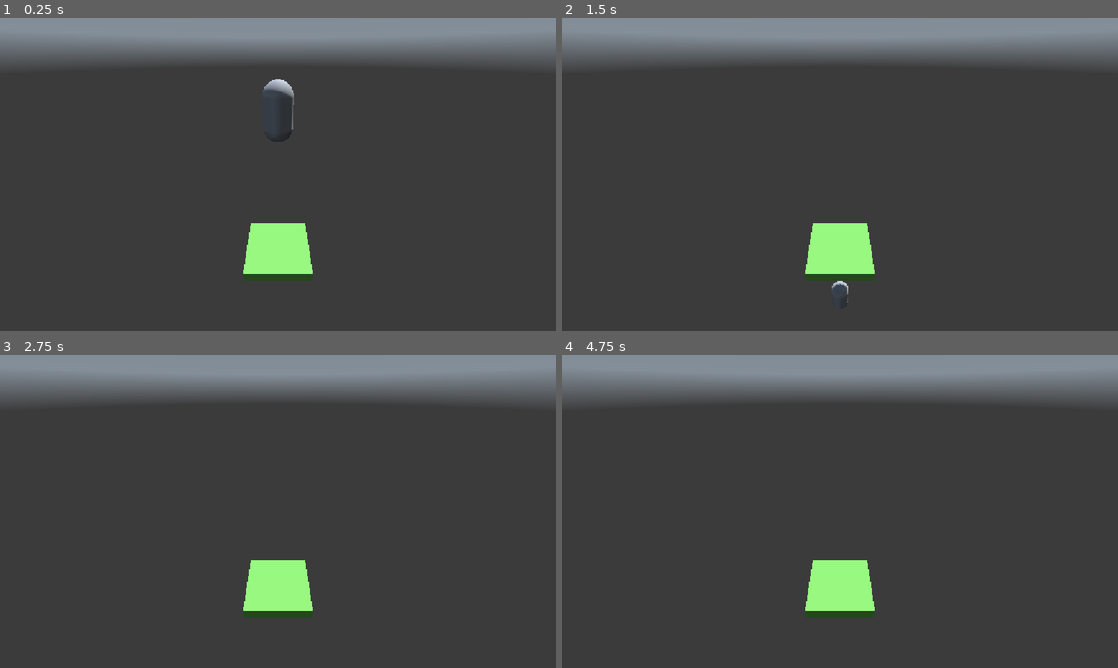
Above: before the commit, frames 1-4 (two rows, left to right).
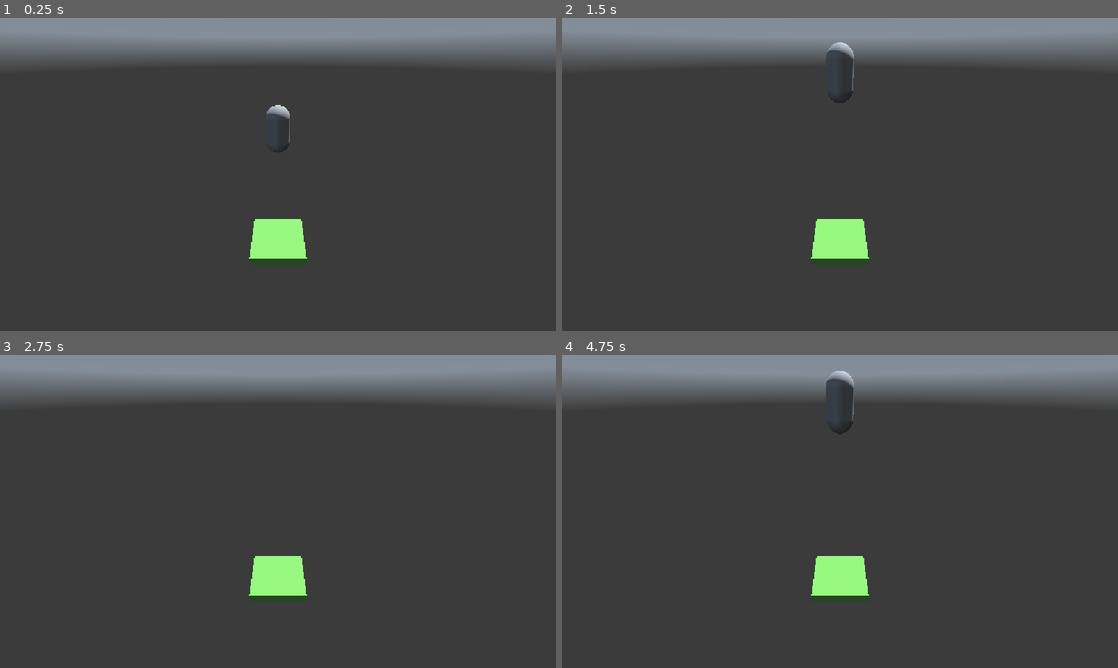
Above: after the commit, the same moments.

Repository: ChristiannYa/sky-pogo
Game: Godot game, scene res://scenes/game/game.tscn
Same seed, same stepped clock (60 frames per second), same inputs: the game is played once before the commit and once after it. A sky picture missing from this copy of the repository is replaced by a grey-blue gradient.
Inputs:
- Up to frame 1 (0.25 s): no input
- Up to frame 2 (1.5 s): no input
- Up to frame 3 (2.75 s): no input
- Up to frame 4 (4.75 s): tap Enter at 2.75, 4.25 s; tap Space at 3.5 s

The runs differ from the first frame. In frame 1, 1.5% of the frame differs, in the area x 43-57%, y 19-84%; in frame 2, 1.4%; in frame 3, 1.1%; in frame 4, 1.5%, in the area x 43-57%, y 5-84%.

Commit message:
04-player-bounce

Diff:
--- a/scenes/game/game.tscn
+++ b/scenes/game/game.tscn
@@ -26,7 +26,7 @@
 shadow_enabled = true
 
 [node name="Camera3D" type="Camera3D" parent="." unique_id=1812175909]
-transform = Transform3D(1, 0, 0, 0, 0.85837436, 0.51302385, 0, -0.51302385, 0.85837436, 0, 8.371613, 6.8077993)
+transform = Transform3D(1, 0, 0, 0, 0.85837436, 0.51302385, 0, -0.51302385, 0.85837436, 0, 9.462723, 8.333847)
 
 [node name="Platform" parent="." unique_id=1091446454 instance=ExtResource("2_7h61r")]
 
--- a/scenes/platform/platform.tscn
+++ b/scenes/platform/platform.tscn
@@ -7,7 +7,15 @@
 material = SubResource("StandardMaterial3D_vt0vh")
 size = Vector3(3, 0.5, 3)
 
+[sub_resource type="BoxShape3D" id="BoxShape3D_ijv05"]
+size = Vector3(3, 0.5, 3)
+
 [node name="Platform" type="Node3D" unique_id=1091446454]
 
 [node name="MeshInstance3D" type="MeshInstance3D" parent="." unique_id=1859075318]
 mesh = SubResource("BoxMesh_ijv05")
+
+[node name="StaticBody3D" type="StaticBody3D" parent="." unique_id=142465494]
+
+[node name="CollisionShape3D" type="CollisionShape3D" parent="StaticBody3D" unique_id=1372531841]
+shape = SubResource("BoxShape3D_ijv05")
--- a/scenes/player/player.gd
+++ b/scenes/player/player.gd
@@ -1,12 +1,19 @@
 class_name Player
 extends CharacterBody3D
 
-var _gv = ProjectSettings.get_setting("physics/3d/default_gravity")
+const JUMP_FORCE = 20.0
+
+var _gravity: float = ProjectSettings.get_setting("physics/3d/default_gravity")
 
 # Called when the node enters the scene tree for the first time.
 func _ready() -> void:
 	pass # Replace with function body.
 
-func _physics_process(delta: float) -> void:
-	velocity.y -= _gv * delta
+func _physics_process(delta: float):
+	handle_gravity(delta)
 	move_and_slide()
+
+func handle_gravity(delta: float):
+	velocity.y -= _gravity * delta
+	if is_on_floor():
+		velocity.y = JUMP_FORCE
